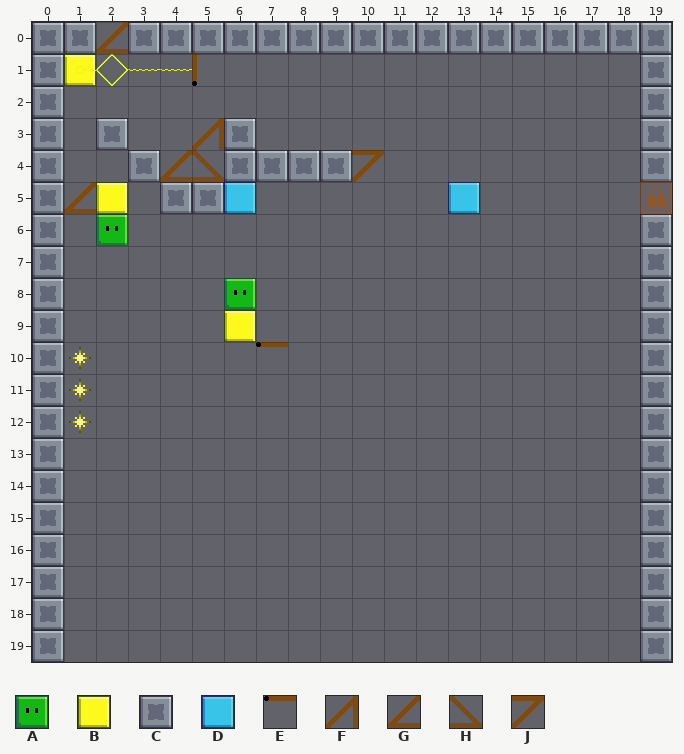
Level history. Tiled map (JSON): Assets/Level_Editor/TestLevels/Test.tmj. Above is the file before it was changed.
Cells are 32x32 px. Shown: x 0..19, y 0..19.
Key: from "tileSet": A 31, B 32, C 33, D 45, E 94, F 106, G 108, H 109, J 119.
_ is an empty cell.
Layers that did not change in this view are not listed.
Layer "Blocks" before, first column x 0:
 0 CCGCCCCCCCCCCCCCCCCC
 1 CB_________________C
 2 C__________________C
 3 C_C__FC____________C
 4 C__CGHCCCCJ________C
 5 CGB_CCD______D______
 6 C__________________C
 7 C__________________C
 8 C_____A____________C
 9 C_____B____________C
10 C______E___________C
11 C__________________C
12 C__________________C
13 C__________________C
14 C__________________C
15 C__________________C
16 C__________________C
17 C__________________C
18 C__________________C
19 C__________________C
Once edited:
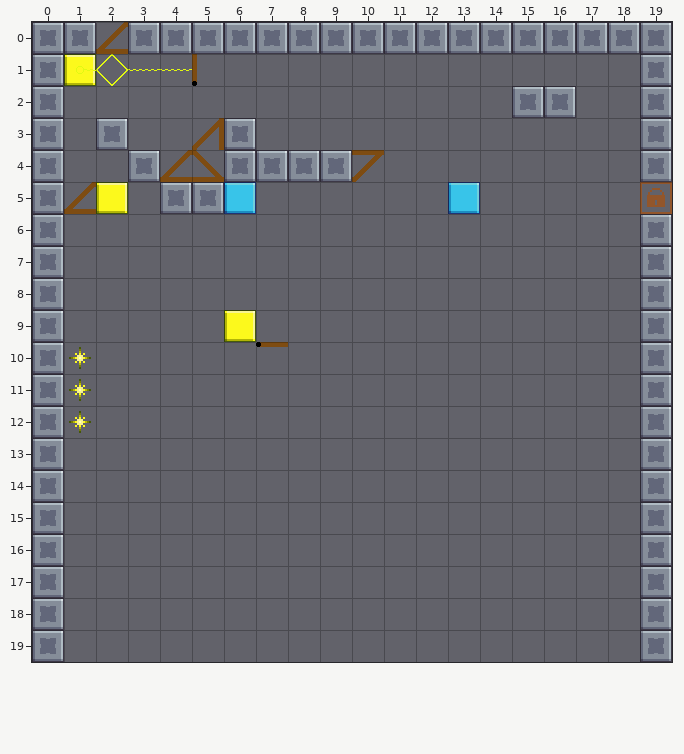
Message: animation player
Change:
Changed rows in their new state; . is an unchanged cell.
Layer "Blocks":
first column x 15:
 2 CC
first column x 6:
 8 _
Layer "Player" (now hidden):
first column x 2:
 6 _
Boxes around the changes in both pictures, in picture pixels (x1, y1, x2, y2):
added: (512, 86, 576, 118)
removed: (96, 214, 128, 246)
removed: (224, 278, 256, 310)
